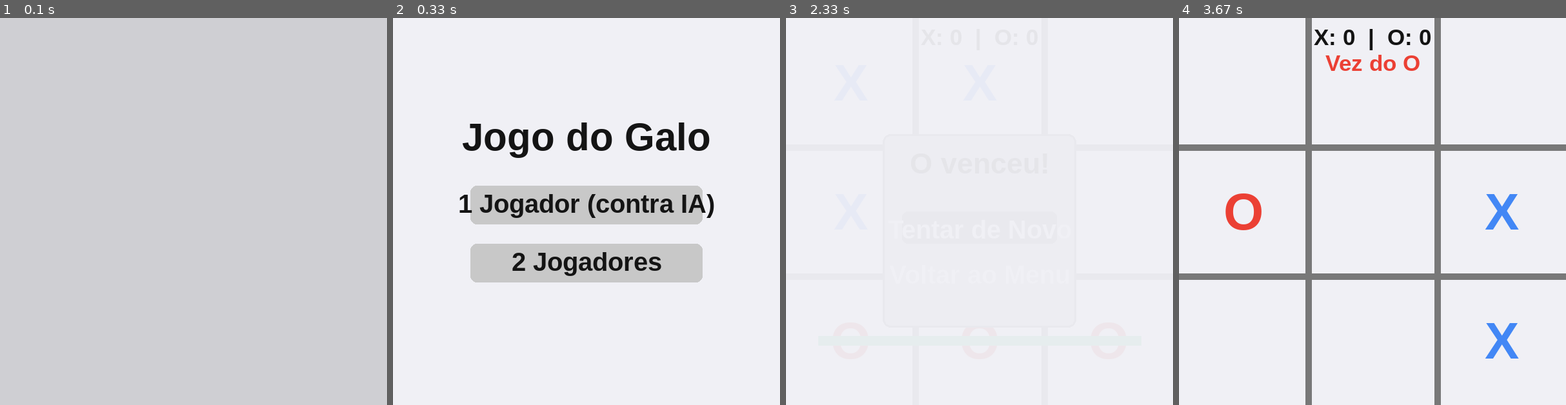
Above: before the commit, frames 1-4 (left to right).
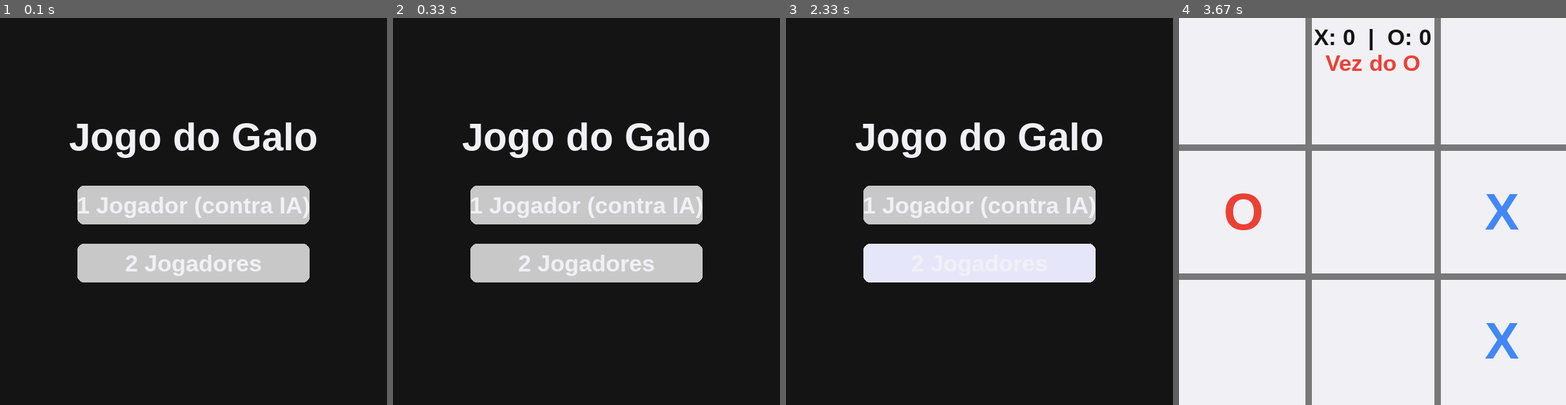
Above: after the commit, the same moments.

Repository: ManuelLourenco5/introducao_programacao_PYTHON
Game: pygame game, started from jogo_do_galo.py
The game is run twice, just before and just after one commit, with the same random seed, the same clock (stepped at 60 frames per second) and the same inputs.
Inputs (mouse positions are in pixels of both pictures, inside the frame that each line leads up to):
- Up to frame 1 (0.1 s): no input
- Up to frame 2 (0.33 s): no input
- Up to frame 3 (2.33 s): click (979, 211) at 0.38 s; click (886, 215) at 0.72 s; click (1037, 76) at 1.05 s; click (878, 68) at 1.38 s; click (979, 257) at 2.22 s
- Up to frame 4 (3.67 s): click (1473, 273) at 2.55 s; click (1473, 176) at 2.88 s; click (1248, 250) at 3.22 s; click (1507, 288) at 3.55 s

The runs differ from the first frame. In frame 1, 89% of the frame differs, in the area x 0-100%, y 0-100%; in frame 2, 91%; in frame 3, 91%; in frame 4, nothing differs.

Commit message:
ultimo update joguinhos

Diff:
--- a/jogo_do_galo.py
+++ b/jogo_do_galo.py
@@ -40,7 +40,7 @@
 botao_reiniciar = None
 botao_menu = None
 
-# Funções
+# Funções de desenho e lógica (igual ao código original)
 def desenhar_tabuleiro():
     TELA.fill(BRANCO)
     for i in range(1, 3):
@@ -64,7 +64,7 @@
     if linha_vitoria:
         desenhar_linha_vitoria(*linha_vitoria)
 
-    desenhar_placar()  # mostra placar no topo
+    desenhar_placar()
 
     if not modo_ia and not jogo_encerrado and not menu_fim:
         texto_turno = fonte_turno.render(f"Vez do {jogador_atual}", True, AZUL if jogador_atual=="X" else VERMELHO)
@@ -120,29 +120,57 @@
         linha, coluna = random.choice(vazios)
         tabuleiro[linha][coluna] = "O"
 
+# ------------------------------
+# Menu inicial estilo Pong
+# ------------------------------
 def menu_inicial():
     global modo_ia
-    fade()
+    modo_ia = False
+    fonte_titulo_local = pygame.font.SysFont("Arial", 60, bold=True)
+    fonte_botao = pygame.font.SysFont("Arial", 36, bold=True)
+
+    botao_1jog = pygame.Rect(LARGURA//2 - 180, ALTURA//2 - 40, 360, 60)
+    botao_2jog = pygame.Rect(LARGURA//2 - 180, ALTURA//2 + 50, 360, 60)
+
     while True:
-        TELA.fill(BRANCO)
-        titulo = fonte_titulo.render("Jogo do Galo", True, PRETO)
-        opc1 = fonte_menu.render("1 Jogador (contra IA)", True, PRETO)
-        opc2 = fonte_menu.render("2 Jogadores", True, PRETO)
-        rect1 = pygame.Rect(LARGURA//2-180, ALTURA//2-40, 360, 60)
-        rect2 = pygame.Rect(LARGURA//2-180, ALTURA//2+50, 360, 60)
-        pygame.draw.rect(TELA, CINZA, rect1, border_radius=10)
-        pygame.draw.rect(TELA, CINZA, rect2, border_radius=10)
-        TELA.blit(titulo, (LARGURA//2 - titulo.get_width()//2,150))
-        TELA.blit(opc1, (LARGURA//2 - opc1.get_width()//2, ALTURA//2-35))
-        TELA.blit(opc2, (LARGURA//2 - opc2.get_width()//2, ALTURA//2+55))
+        TELA.fill(PRETO)
+
+        # Título
+        titulo = fonte_titulo_local.render("Jogo do Galo", True, BRANCO)
+        TELA.blit(titulo, (LARGURA//2 - titulo.get_width()//2, 150))
+
+        # Detectar hover
+        mx, my = pygame.mouse.get_pos()
+        cor_1jog = CINZA if not botao_1jog.collidepoint((mx,my)) else COR_HOVER
+        cor_2jog = CINZA if not botao_2jog.collidepoint((mx,my)) else COR_HOVER
+
+        # Desenhar botões
+        pygame.draw.rect(TELA, cor_1jog, botao_1jog, border_radius=10)
+        pygame.draw.rect(TELA, cor_2jog, botao_2jog, border_radius=10)
+
+        txt_1jog = fonte_botao.render("1 Jogador (contra IA)", True, BRANCO)
+        txt_2jog = fonte_botao.render("2 Jogadores", True, BRANCO)
+
+        TELA.blit(txt_1jog, (botao_1jog.centerx - txt_1jog.get_width()//2,
+                              botao_1jog.centery - txt_1jog.get_height()//2))
+        TELA.blit(txt_2jog, (botao_2jog.centerx - txt_2jog.get_width()//2,
+                              botao_2jog.centery - txt_2jog.get_height()//2))
+
         pygame.display.flip()
+
+        # Eventos
         for evento in pygame.event.get():
-            if evento.type==pygame.QUIT:
+            if evento.type == pygame.QUIT:
                 pygame.quit(); sys.exit()
-            if evento.type==pygame.MOUSEBUTTONDOWN:
-                if rect1.collidepoint(evento.pos): modo_ia=True; fade(); return
-                if rect2.collidepoint(evento.pos): modo_ia=False; fade(); return
-
+            elif evento.type == pygame.MOUSEBUTTONDOWN:
+                if botao_1jog.collidepoint(evento.pos):
+                    modo_ia = True; return
+                elif botao_2jog.collidepoint(evento.pos):
+                    modo_ia = False; return
+
+# ------------------------------
+# Menu de fim de jogo (igual ao original)
+# ------------------------------
 def desenhar_menu_fim():
     global botao_reiniciar, botao_menu
     menu_rect = pygame.Rect(LARGURA//2-150, ALTURA//2-120, 300, 300)
@@ -175,7 +203,9 @@
         pygame.display.update()
         pygame.time.delay(10)
 
+# ------------------------------
 # Loop principal
+# ------------------------------
 clock = pygame.time.Clock()
 menu_inicial()
 
@@ -204,11 +234,10 @@
             elif menu_fim:
                 mx, my = pygame.mouse.get_pos()
                 if botao_reiniciar.collidepoint((mx,my)):
-                    # Atualiza placar ao clicar "Tentar de Novo"
                     if vencedor=="X": placar_X += 1
                     elif vencedor=="O": placar_O += 1
                     reiniciar_jogo()
                 elif botao_menu.collidepoint((mx,my)):
                     reiniciar_jogo()
                     menu_inicial()
-                    placar_X, placar_O = 0, 0  # opcional: reset placar ao voltar ao menu
+                    placar_X, placar_O = 0, 0
--- /dev/null
+++ b/jogo_mario.py
@@ -0,0 +1,249 @@
+import pygame
+import sys
+
+pygame.init()
+
+# Tela
+LARGURA = 800
+ALTURA = 600
+TELA = pygame.display.set_mode((LARGURA, ALTURA))
+pygame.display.set_caption("Plataforma 2D Completo")
+
+# Cores
+BRANCO = (255, 255, 255)
+AZUL = (50, 150, 255)
+VERDE = (0, 200, 0)
+VERDE_ESCURO = (0, 150, 0)
+VERMELHO = (200, 50, 50)
+PRETO = (0, 0, 0)
+CINZA = (180, 180, 180)
+DOURADO = (255, 215, 0)
+
+clock = pygame.time.Clock()
+FPS = 60
+
+# Jogador
+jogador_largura = 50
+jogador_altura = 60
+
+def resetar_jogador():
+    return 200, 0, 0, 0
+
+jogador_x, jogador_y, vel_x, vel_y = resetar_jogador()
+
+forca_pulo = -15
+gravidade = 0.8
+vel_terminal = 12
+atracao_horizontal = 0.6
+pulo_cortado = 0.5
+no_chao = False
+
+# Plataformas fixas
+plataformas = [
+    pygame.Rect(-200, 500, 2000, 40),
+    pygame.Rect(200, 400, 150, 20),
+    pygame.Rect(500, 300, 150, 20),
+    pygame.Rect(750, 200, 120, 20),
+]
+
+# Plataformas móveis
+plataformas_moveis = [
+    {"rect": pygame.Rect(1000, 350, 150, 20), "vel": 2, "min": 1000, "max": 1300},
+    {"rect": pygame.Rect(1400, 250, 120, 20), "vel": -2, "min": 1300, "max": 1600}
+]
+
+# Plataforma final
+plataforma_final = pygame.Rect(1800, 350, 200, 30)
+
+# Inimigos
+inimigos = [
+    {"rect": pygame.Rect(300, 460, 40, 40), "vel": 2, "min": 300, "max": 500},
+    {"rect": pygame.Rect(1200, 460, 40, 40), "vel": -2, "min": 1150, "max": 1400},
+]
+
+# ---------------------------------------------------------
+#                     MENU ESTILO PONG
+# ---------------------------------------------------------
+def menu_inicial():
+    fonte_grande = pygame.font.SysFont("Arial", 50)
+    fonte_botao = pygame.font.SysFont("Arial", 36)
+
+    botao_play = pygame.Rect(LARGURA//2 - 150, 300, 300, 60)
+
+    while True:
+        TELA.fill(PRETO)
+        titulo = fonte_grande.render("PLATAFORMA 2D", True, BRANCO)
+        TELA.blit(titulo, (LARGURA//2 - titulo.get_width()//2, 150))
+
+        # Botão PLAY
+        pygame.draw.rect(TELA, CINZA, botao_play)
+        txt_play = fonte_botao.render("PLAY", True, BRANCO)
+        TELA.blit(txt_play, (botao_play.centerx - txt_play.get_width()//2,
+                              botao_play.centery - txt_play.get_height()//2))
+
+        pygame.display.flip()
+
+        for evento in pygame.event.get():
+            if evento.type == pygame.QUIT:
+                pygame.quit()
+                sys.exit()
+            if evento.type == pygame.MOUSEBUTTONDOWN and botao_play.collidepoint(evento.pos):
+                return
+
+# ---------------------------------------------------------
+#                 TELA DE VITÓRIA
+# ---------------------------------------------------------
+def tela_vitoria():
+    fonte = pygame.font.SysFont(None, 60)
+    pequeno = pygame.font.SysFont(None, 40)
+
+    tempo = 0
+    while tempo < 120:  # ~2 segundos
+        TELA.fill(BRANCO)
+
+        msg = fonte.render("VOCÊ VENCEU!", True, DOURADO)
+        voltar = pequeno.render("Voltando ao menu...", True, PRETO)
+
+        TELA.blit(msg, msg.get_rect(center=(LARGURA//2, 250)))
+        TELA.blit(voltar, voltar.get_rect(center=(LARGURA//2, 330)))
+
+        pygame.display.flip()
+        clock.tick(60)
+        tempo += 1
+
+# Mostrar o menu ao iniciar
+menu_inicial()
+
+# ---------------------------------------------------------
+#                    LOOP DO JOGO
+# ---------------------------------------------------------
+while True:
+    clock.tick(FPS)
+
+    # ---- EVENTOS ----
+    for evento in pygame.event.get():
+        if evento.type == pygame.QUIT:
+            pygame.quit()
+            sys.exit()
+
+    teclas = pygame.key.get_pressed()
+
+    # Movimento horizontal
+    aceleracao_x = 0
+    if teclas[pygame.K_LEFT]:
+        aceleracao_x = -0.8
+    elif teclas[pygame.K_RIGHT]:
+        aceleracao_x = 0.8
+    else:
+        if vel_x > 0: vel_x = max(0, vel_x - atracao_horizontal)
+        elif vel_x < 0: vel_x = min(0, vel_x + atracao_horizontal)
+
+    vel_x += aceleracao_x
+    vel_x = max(-7, min(7, vel_x))
+
+    jogador = pygame.Rect(jogador_x, jogador_y, jogador_largura, jogador_altura)
+    jogador.x += vel_x
+
+    # Colisão lateral plataformas fixas
+    for pl in plataformas:
+        if jogador.colliderect(pl):
+            if vel_x > 0: jogador.right = pl.left
+            elif vel_x < 0: jogador.left = pl.right
+            vel_x = 0
+
+    # Colisão lateral plataformas móveis
+    for mov in plataformas_moveis:
+        pl = mov["rect"]
+        if jogador.colliderect(pl):
+            if vel_x > 0: jogador.right = pl.left
+            elif vel_x < 0: jogador.left = pl.right
+            vel_x = 0
+
+    jogador_x = jogador.x
+
+    # Movimento vertical
+    if teclas[pygame.K_SPACE] and no_chao:
+        vel_y = forca_pulo
+        no_chao = False
+
+    if not teclas[pygame.K_SPACE] and vel_y < 0:
+        vel_y *= pulo_cortado
+
+    vel_y += gravidade
+    vel_y = min(vel_y, vel_terminal)
+    jogador.y += vel_y
+    no_chao = False
+
+    # Colisão vertical plataformas fixas
+    for pl in plataformas:
+        if jogador.colliderect(pl):
+            if vel_y > 0:
+                jogador.bottom = pl.top
+                no_chao = True
+                vel_y = 0
+            elif vel_y < 0:
+                jogador.top = pl.bottom
+                vel_y = 0
+
+    # Colisão vertical plataformas móveis
+    for mov in plataformas_moveis:
+        pl = mov["rect"]
+        if jogador.colliderect(pl):
+            if vel_y > 0:
+                jogador.bottom = pl.top
+                no_chao = True
+                vel_y = 0
+            elif vel_y < 0:
+                jogador.top = pl.bottom
+                vel_y = 0
+
+    jogador_y = jogador.y
+
+    # Morte por queda
+    if jogador_y > 700:
+        menu_inicial()
+        jogador_x, jogador_y, vel_x, vel_y = resetar_jogador()
+        continue
+
+    # Plataformas móveis
+    for mov in plataformas_moveis:
+        mov["rect"].x += mov["vel"]
+        if mov["rect"].x < mov["min"] or mov["rect"].x > mov["max"]:
+            mov["vel"] *= -1
+
+    # Inimigos
+    for ini in inimigos:
+        ini["rect"].x += ini["vel"]
+        if ini["rect"].x < ini["min"] or ini["rect"].x > ini["max"]:
+            ini["vel"] *= -1
+        if jogador.colliderect(ini["rect"]):
+            menu_inicial()
+            jogador_x, jogador_y, vel_x, vel_y = resetar_jogador()
+
+    # Vitória: somente ao tocar no topo da plataforma final
+    if jogador.bottom >= plataforma_final.top and jogador.top < plataforma_final.top and \
+       jogador.right > plataforma_final.left and jogador.left < plataforma_final.right and vel_y >= 0:
+        jogador.bottom = plataforma_final.top
+        vel_y = 0
+        tela_vitoria()
+        menu_inicial()
+        jogador_x, jogador_y, vel_x, vel_y = resetar_jogador()
+
+    # Câmera
+    camera_x = jogador_x - LARGURA // 2
+    camera_y = jogador_y - ALTURA // 2
+
+    # Desenho
+    TELA.fill(BRANCO)
+    for pl in plataformas:
+        pygame.draw.rect(TELA, VERDE, (pl.x - camera_x, pl.y - camera_y, pl.width, pl.height))
+    for mov in plataformas_moveis:
+        pl = mov["rect"]
+        pygame.draw.rect(TELA, VERDE_ESCURO, (pl.x - camera_x, pl.y - camera_y, pl.width, pl.height))
+    for ini in inimigos:
+        pl = ini["rect"]
+        pygame.draw.rect(TELA, VERMELHO, (pl.x - camera_x, pl.y - camera_y, pl.width, pl.height))
+    pygame.draw.rect(TELA, AZUL, (jogador_x - camera_x, jogador_y - camera_y, jogador_largura, jogador_altura))
+    pygame.draw.rect(TELA, DOURADO, (plataforma_final.x - camera_x, plataforma_final.y - camera_y, plataforma_final.width, plataforma_final.height))
+
+    pygame.display.flip()
--- a/jogo_snake.py
+++ b/jogo_snake.py
@@ -17,6 +17,7 @@
 VERMELHO = (255, 0, 0)
 BRANCO = (255, 255, 255)
 CINZA = (80, 80, 80)
+COR_HOVER = (120, 120, 120)
 
 # Tamanho dos blocos
 TAMANHO_BLOCO = 20
@@ -35,11 +36,59 @@
     texto = fonte.render(f'Pontuação: {pontuacao}', True, BRANCO)
     TELA.blit(texto, (10, 10))
 
+# ------------------------------
+# Menu inicial
+# ------------------------------
+def menu_inicial():
+    fonte_titulo = pygame.font.SysFont('arial', 50, bold=True)
+    fonte_botao = pygame.font.SysFont('arial', 30)
+
+    botao_jogar = pygame.Rect(LARGURA//2 - 120, 180, 240, 50)
+    botao_sair = pygame.Rect(LARGURA//2 - 120, 250, 240, 50)
+
+    while True:
+        TELA.fill(PRETO)
+
+        # Título
+        titulo = fonte_titulo.render("SNAKE GAME", True, VERDE)
+        TELA.blit(titulo, (LARGURA//2 - titulo.get_width()//2, 80))
+
+        # Hover dos botões
+        mx, my = pygame.mouse.get_pos()
+        cor_jogar = CINZA if not botao_jogar.collidepoint((mx,my)) else COR_HOVER
+        cor_sair = CINZA if not botao_sair.collidepoint((mx,my)) else COR_HOVER
+
+        # Botões
+        pygame.draw.rect(TELA, cor_jogar, botao_jogar, border_radius=8)
+        pygame.draw.rect(TELA, cor_sair, botao_sair, border_radius=8)
+
+        txt_jogar = fonte_botao.render("Jogar", True, BRANCO)
+        txt_sair = fonte_botao.render("Sair", True, BRANCO)
+        TELA.blit(txt_jogar, (botao_jogar.centerx - txt_jogar.get_width()//2,
+                               botao_jogar.centery - txt_jogar.get_height()//2))
+        TELA.blit(txt_sair, (botao_sair.centerx - txt_sair.get_width()//2,
+                              botao_sair.centery - txt_sair.get_height()//2))
+
+        pygame.display.flip()
+
+        for evento in pygame.event.get():
+            if evento.type == pygame.QUIT:
+                pygame.quit()
+                sys.exit()
+            if evento.type == pygame.MOUSEBUTTONDOWN:
+                if botao_jogar.collidepoint(evento.pos):
+                    return
+                elif botao_sair.collidepoint(evento.pos):
+                    pygame.quit()
+                    sys.exit()
+
+# ------------------------------
+# Tela de Game Over
+# ------------------------------
 def game_over(pontuacao):
     fonte_grande = pygame.font.SysFont('arial', 40)
     fonte_pequena = pygame.font.SysFont('arial', 28)
 
-    # Botões
     botao_reiniciar = pygame.Rect(LARGURA//2 - 120, 230, 240, 45)
     botao_sair = pygame.Rect(LARGURA//2 - 120, 290, 240, 45)
 
@@ -51,17 +100,20 @@
         TELA.blit(texto1, (LARGURA//2 - texto1.get_width()//2, 120))
         TELA.blit(texto2, (LARGURA//2 - texto2.get_width()//2, 170))
 
-        # Botão Reiniciar
-        pygame.draw.rect(TELA, CINZA, botao_reiniciar)
+        # Botões
+        mx, my = pygame.mouse.get_pos()
+        cor_reiniciar = CINZA if not botao_reiniciar.collidepoint((mx,my)) else COR_HOVER
+        cor_sair = CINZA if not botao_sair.collidepoint((mx,my)) else COR_HOVER
+
+        pygame.draw.rect(TELA, cor_reiniciar, botao_reiniciar)
+        pygame.draw.rect(TELA, cor_sair, botao_sair)
+
         txt_reiniciar = fonte_pequena.render("Jogar de Novo", True, BRANCO)
+        txt_sair = fonte_pequena.render("Sair", True, BRANCO)
         TELA.blit(txt_reiniciar, (botao_reiniciar.centerx - txt_reiniciar.get_width()//2,
-                                  botao_reiniciar.centery - txt_reiniciar.get_height()//2))
-
-        # Botão Sair
-        pygame.draw.rect(TELA, CINZA, botao_sair)
-        txt_sair = fonte_pequena.render("Sair", True, BRANCO)
+                                   botao_reiniciar.centery - txt_reiniciar.get_height()//2))
         TELA.blit(txt_sair, (botao_sair.centerx - txt_sair.get_width()//2,
-                             botao_sair.centery - txt_sair.get_height()//2))
+                              botao_sair.centery - txt_sair.get_height()//2))
 
         pygame.display.flip()
 
@@ -75,6 +127,11 @@
                 if botao_sair.collidepoint(evento.pos):
                     pygame.quit()
                     sys.exit()
+
+# ------------------------------
+# Loop principal do jogo
+# ------------------------------
+menu_inicial()  # Chama o menu inicial
 
 while True:
     cobra = [[100, 100]]
